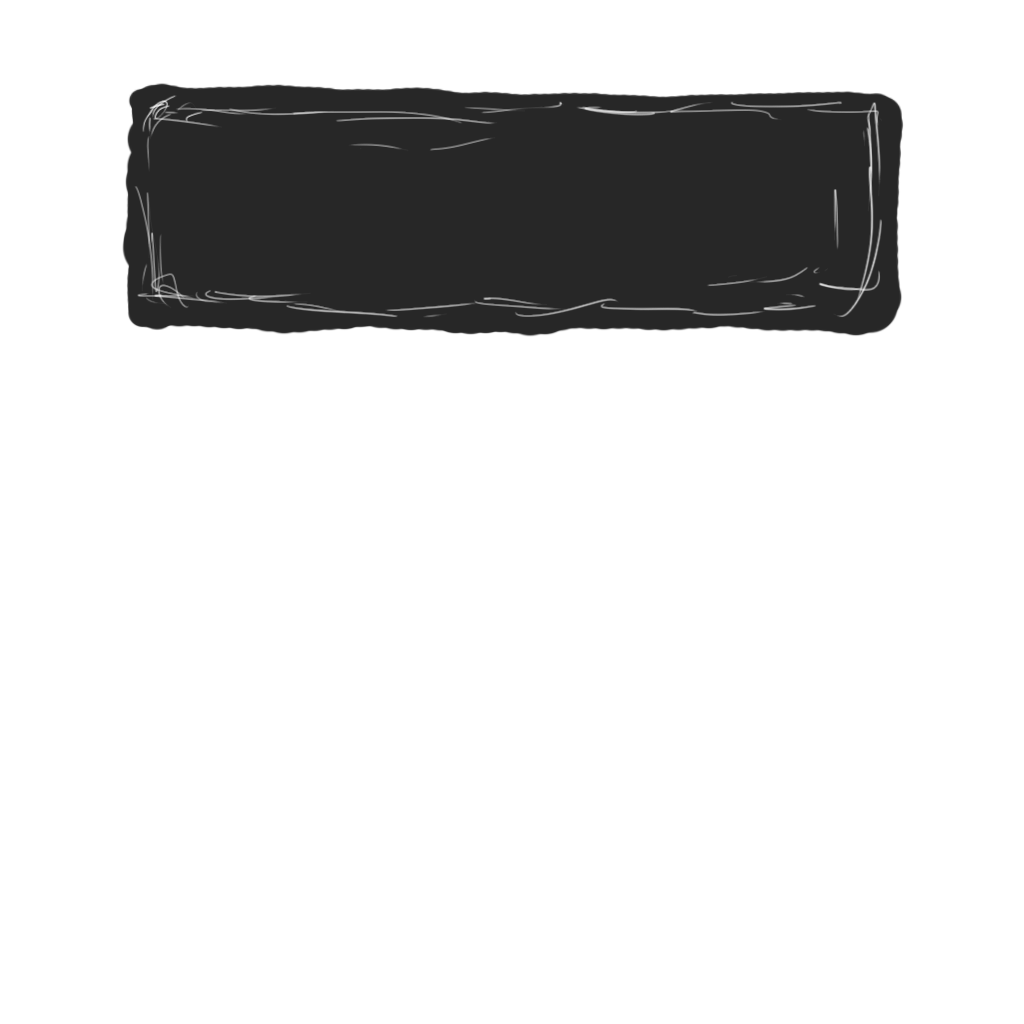
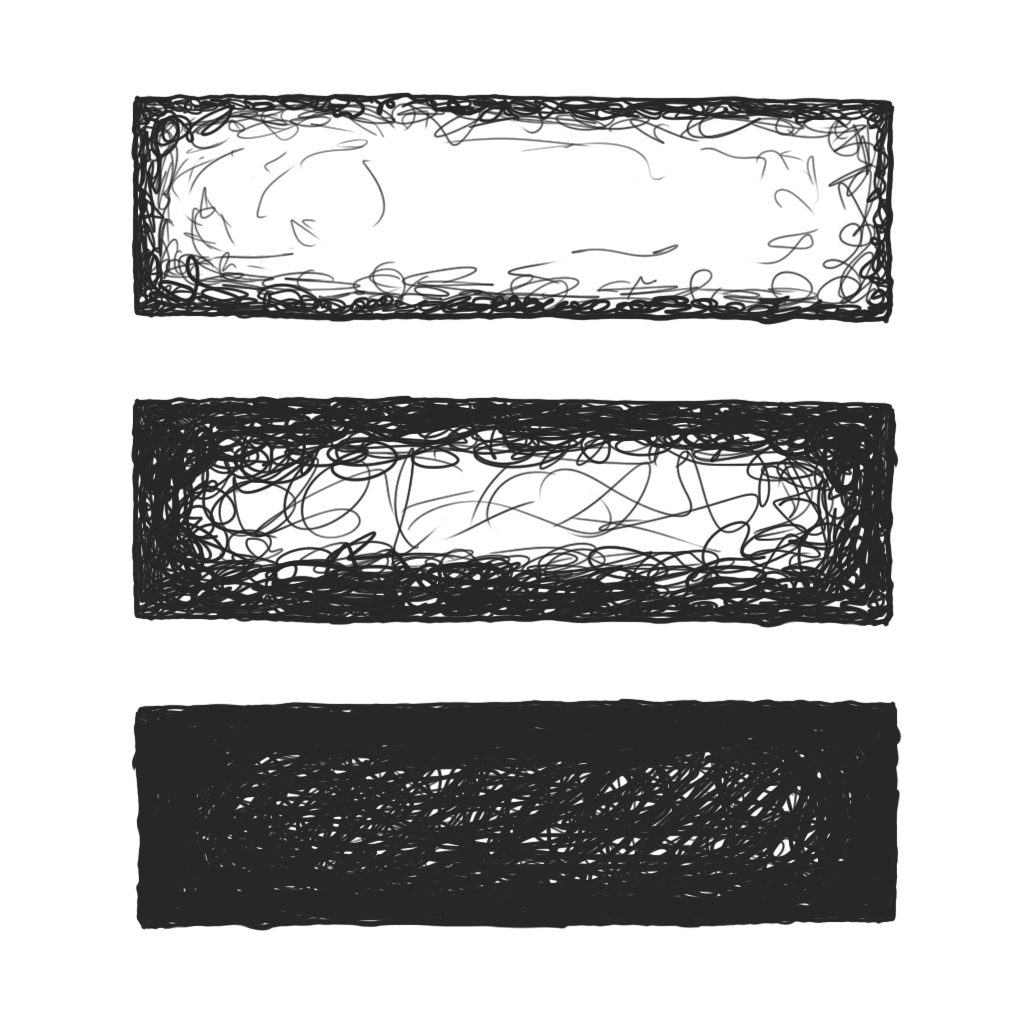
The second 1024x1024 image is a revision of the first. Changes to its layers:
added layer "Слой 2 копия 2" above "Слой 2 копия" over [131, 698, 902, 932]
added layer "Слой 2 копия" above "Слой 2" over [130, 395, 899, 629]
added layer "Слой 2" above "Слой 1" over [130, 92, 895, 326]
hid "Слой 1", opacity 100% → 39% over [122, 83, 904, 337]
